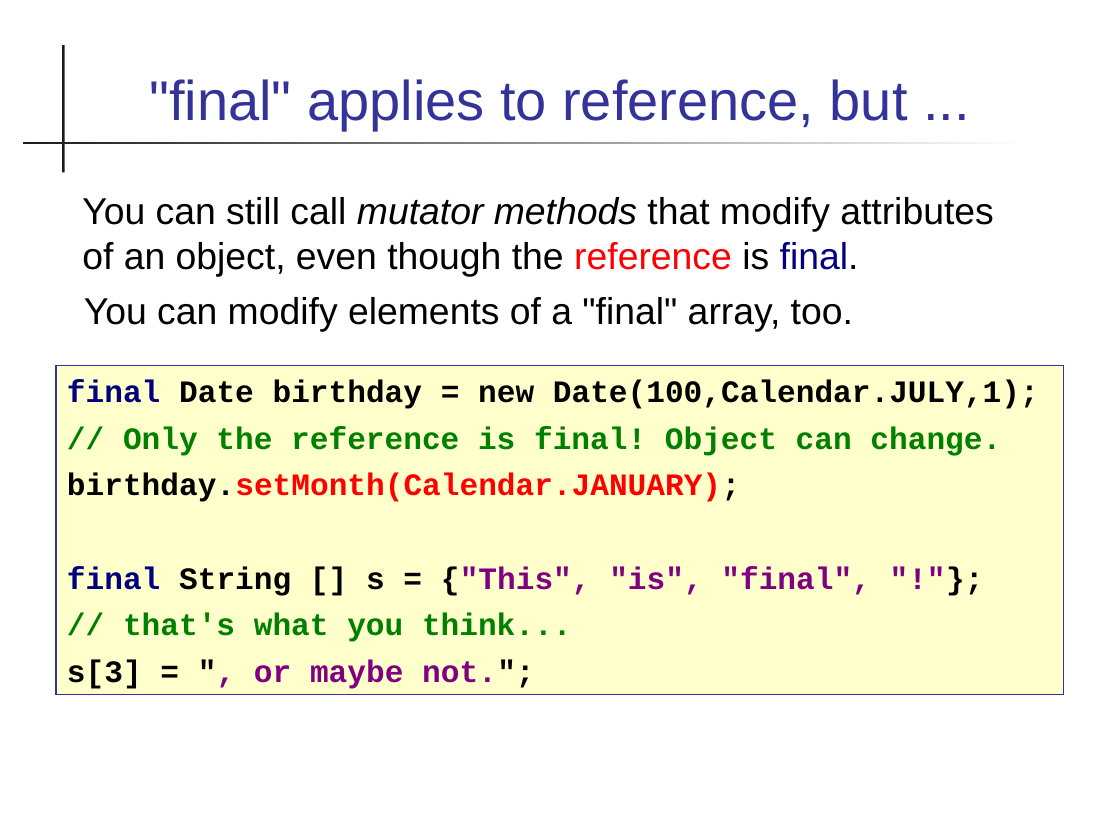
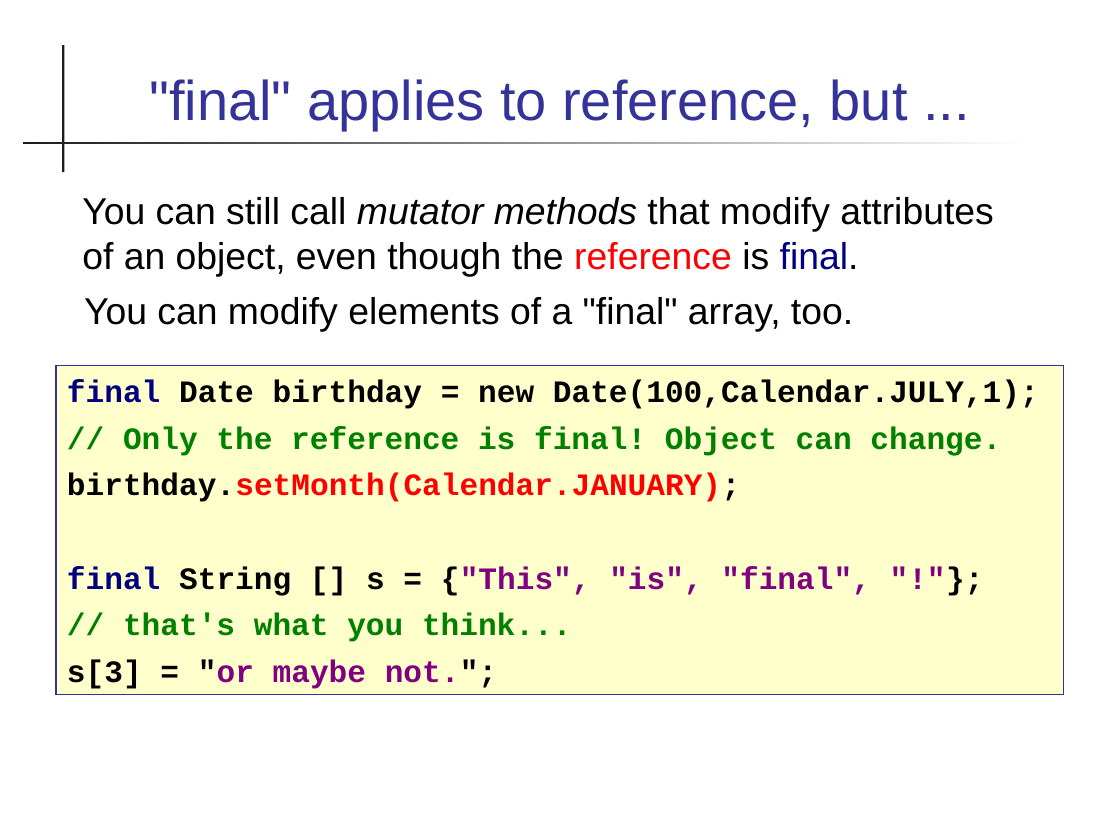
Before and after one commit to skeoop/skeoop.github.io, a slide deck: slide 7 of week5/Final-modifier.ppt. Drawn at 1120x840 pixels with LibreOffice and Linux fonts; fonts in the diff are those of the drawing. Boxes give left, top, right and bottom in pixels: in the first picture for what was removed or moved away, otherwise in the second. Text is boxed around its words. In the diff, an @@ line names an element or a change of style, - is before the commit and + after.

```diff
--- a/week5/Final-modifier.ppt
+++ b/week5/Final-modifier.ppt
@@ text in rectangle at <box>67,660,497,689</box>: text changed @@
-s[3] = ", or maybe not.";
+s[3] = "or maybe not.";
```
Also in this commit, not shown: 4 other slides changed, 6 other files.
